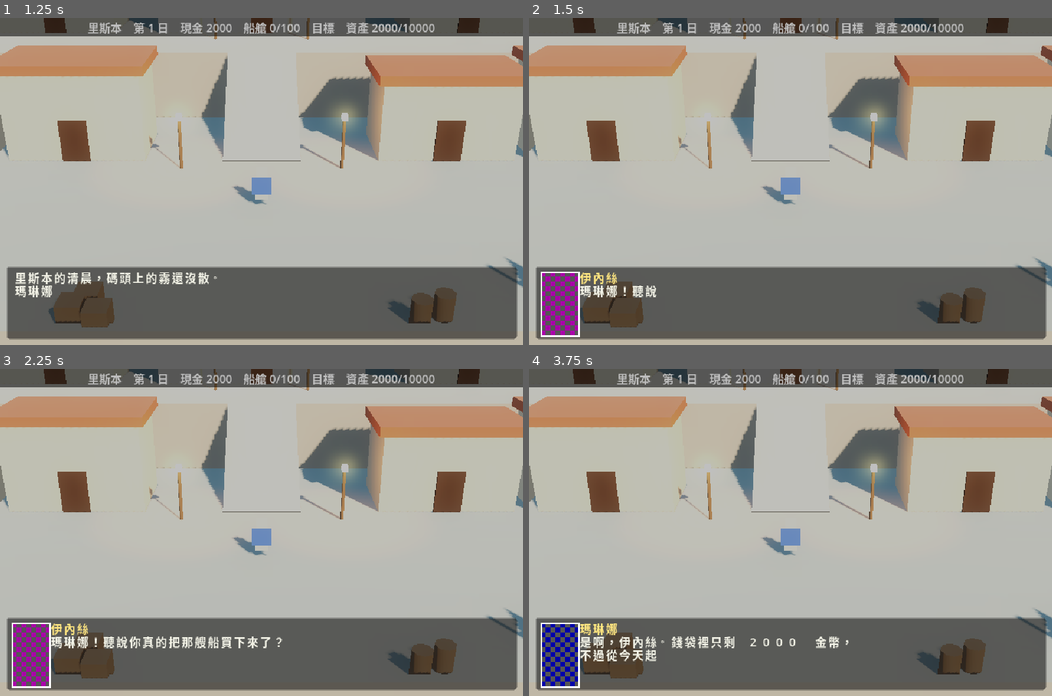
Above: before the commit, frames 1-4 (two rows, left to right).
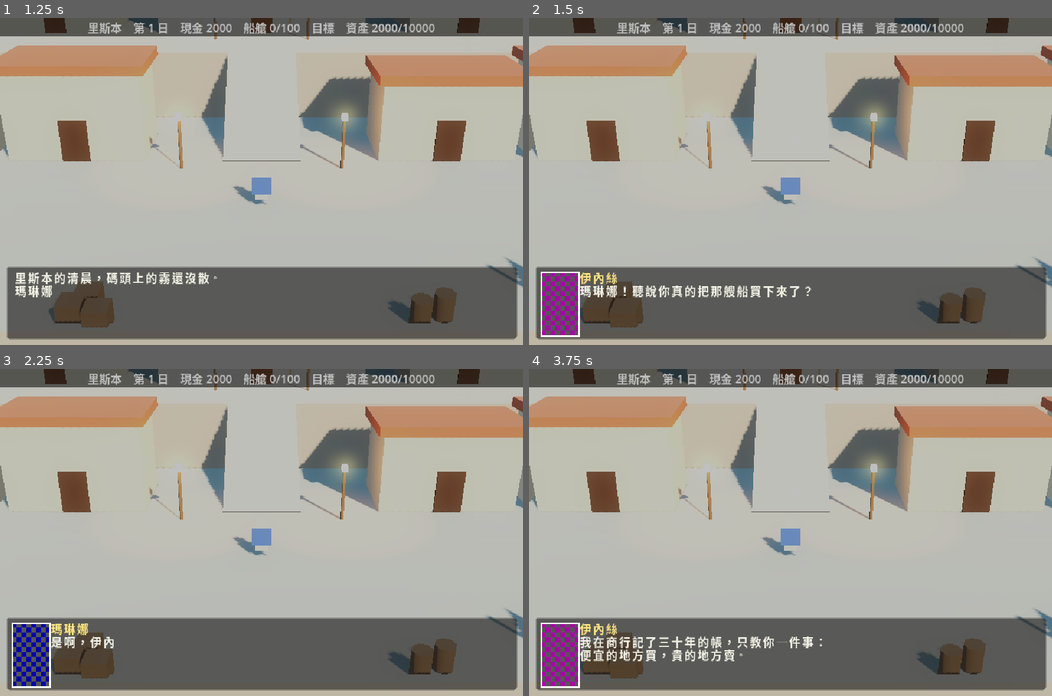
Above: after the commit, the same moments.

Repository: chengchao/openvoyage
Game: Godot game, scene res://game/main.tscn
Two runs of this game, one before a commit and one after it. Both use one fixed random seed, a clock stepped at 60 frames per second and the inputs below.
Inputs (mouse positions are in pixels of both pictures, inside the frame that each line leads up to):
- Up to frame 1 (1.25 s): click "開始遊戲" at 0.5 s
- Up to frame 2 (1.5 s): tap Enter (ui_accept) at 1.25 s; move the mouse to (905, 165) at 1.27 s; hold Right (ui_right) from 1.28 s (still down); hold Enter (ui_accept) from 1.28 s (still down); click (905, 165) at 1.42 s
- Up to frame 3 (2.25 s): release Right (ui_right) at 2 s; release Enter (ui_accept) at 2 s; drag from (156, 548) to (235, 597) at 2.02 s
- Up to frame 4 (3.75 s): move the mouse to (842, 460) at 2.77 s; hold Right (ui_right) 2.78-3.5 s; hold Enter (ui_accept) 2.78-3.5 s; tap Alt at 2.85 s; click (842, 460) at 2.92 s; drag from (764, 597) to (633, 483) at 3.52 s

Frame 1 is identical in both runs. In frame 2, 0.5% of the frame differs, in the area x 24-54%, y 81-86%; in frame 3, 1.6%; in frame 4, 2.3%, in the area x 2-62%, y 77-97%.

Commit message:
fix(dialogue): 鼠标左键点击可推进对话 [tests: 5 new, GUT 276 green, smoke green, pytest 68 passed/43 skipped]
对话框只在 _unhandled_input 里认 ui_accept/ui_cancel，没有鼠标分支。
左键点击改在 _input 里推进：对话框自己的 Panel 和设施面板的压暗层都是
MOUSE_FILTER_STOP，点击到不了 _unhandled_input。事件不吞，点设施菜单项
照样选中那一项。冒烟测试在开场剧情里加了一次真实点击。

Co-Authored-By: Claude Fable 5.2 <noreply@anthropic.com>

Diff:
--- a/godot/game/dialogue_box.gd
+++ b/godot/game/dialogue_box.gd
@@ -1,4 +1,4 @@
-## 对话窗（表现层，可复用）：底部信息框 = 头像 + 名字栏 + 逐字显示正文 + 按键推进/关闭。
+## 对话窗（表现层，可复用）：底部信息框 = 头像 + 名字栏 + 逐字显示正文 + 按键或左键点击推进/关闭。
 ## 吃逐字 token（text / newline），每字一格，用系统字体绘制。剧本对话与设施对话共用。
 class_name DialogueBox
 extends CanvasLayer
@@ -67,13 +67,25 @@
 		_text.queue_redraw()
 
 
+## 左键点任何地方都推进。走 _input：对话框自己的 Panel 和设施面板的压暗层都是 MOUSE_FILTER_STOP，
+## 点击到不了 _unhandled_input。不吞事件，点在设施菜单项上照样选中那一项。
+func _input(event: InputEvent) -> void:
+	var mb := event as InputEventMouseButton
+	if mb != null and mb.pressed and mb.button_index == MOUSE_BUTTON_LEFT:
+		_advance()
+
+
 func _unhandled_input(event: InputEvent) -> void:
 	if event.is_action_pressed("ui_accept") or event.is_action_pressed("ui_cancel"):
-		if not is_fully_revealed():
-			reveal_all()
-		else:
-			closed.emit()
+		_advance()
 		get_viewport().set_input_as_handled()
+
+
+func _advance() -> void:
+	if not is_fully_revealed():
+		reveal_all()
+	else:
+		closed.emit()
 
 
 # --- 渲染 ---
--- a/godot/tests/smoke/smoke_test.gd
+++ b/godot/tests/smoke/smoke_test.gd
@@ -99,7 +99,15 @@
 	if first["mode"] != "cutscene" or first["line"]["body"] == "":
 		push_error("新开一局没有演开场：%s" % first)
 		return false
-	var lines := 0
+	var click := InputEventMouseButton.new()
+	click.button_index = MOUSE_BUTTON_LEFT
+	click.pressed = true
+	get_root().push_input(click)
+	get_root().push_input(click)
+	if agent.observe().get("line", {}) == first["line"]:
+		push_error("鼠标左键点两下（全显 → 下一句）没有推进开场对话")
+		return false
+	var lines := 1
 	while agent.observe()["mode"] == "cutscene" and lines < 30:
 		await agent.act({"do": "next"})
 		lines += 1
--- a/godot/tests/unit/test_dialogue_box.gd
+++ b/godot/tests/unit/test_dialogue_box.gd
@@ -55,3 +55,30 @@
 	assert_eq(t.size(), 3)
 	assert_eq(t[1]["type"], "newline", "多行回话（如行情表）要换行，不是画一个换行符")
 	assert_eq(t[2]["ch"], "乙")
+
+
+# --- 鼠标（经视口派发，与真机一致） ---
+
+func _mouse(button := MOUSE_BUTTON_LEFT, pressed := true) -> InputEventMouseButton:
+	var ev := InputEventMouseButton.new()
+	ev.button_index = button
+	ev.pressed = pressed
+	return ev
+
+
+func test_left_click_reveals_all_then_closes() -> void:
+	var b := _box()
+	watch_signals(b)
+	get_viewport().push_input(_mouse())
+	assert_true(b.is_fully_revealed(), "第一次点击：全显")
+	assert_signal_not_emitted(b, "closed")
+	get_viewport().push_input(_mouse())
+	assert_signal_emitted(b, "closed", "第二次点击：关闭")
+
+
+func test_only_left_press_advances() -> void:
+	var b := _box()
+	get_viewport().push_input(_mouse(MOUSE_BUTTON_LEFT, false))
+	get_viewport().push_input(_mouse(MOUSE_BUTTON_RIGHT))
+	get_viewport().push_input(_mouse(MOUSE_BUTTON_WHEEL_DOWN))
+	assert_false(b.is_fully_revealed(), "松开、右键、滚轮都不推进")
--- a/godot/tests/unit/test_dialogue_director.gd
+++ b/godot/tests/unit/test_dialogue_director.gd
@@ -83,3 +83,24 @@
 	# 程序员美术：头像号 → 自制占位头像（不用原版 KAO）。
 	var d := _director()
 	assert_not_null(d._box._portrait, "CC 头像节拍应显示占位头像")
+
+
+func test_one_click_advances_exactly_one_line() -> void:
+	var events := {"scenario": 1, "chapters": [{"index": 0, "entries": [], "script": [
+		{"label": "L0"},
+		{"op": "say", "text": "snr1/0"}, {"op": "wait"},
+		{"op": "say", "text": "snr1/1"}, {"op": "wait"},
+		{"op": "end"},
+	]}]}
+	var interp := EventInterpreter.new(EventScript.new(events, WORDS), GameState.new(1, 0), 0)
+	interp.start("L0")
+	var d := DialogueDirector.new()
+	add_child_autofree(d)
+	d.play(interp)
+	d._box.reveal_all()
+	var ev := InputEventMouseButton.new()
+	ev.button_index = MOUSE_BUTTON_LEFT
+	ev.pressed = true
+	get_viewport().push_input(ev)
+	assert_eq(d.current_line()["speaker"], "夫人", "点一下 → 下一句")
+	assert_false(d._box.is_fully_revealed(), "同一次点击不会连带推进新的一句")
--- a/godot/tests/unit/test_facility_scene.gd
+++ b/godot/tests/unit/test_facility_scene.gd
@@ -131,3 +131,15 @@
 	var second := FacilityActions.labels(&"bank")[1]
 	_click(s, second)
 	assert_signal_emitted_with_parameters(s, "menu_selected", [1, second])
+
+
+func test_click_closes_greeting_without_leaving() -> void:
+	var s := _scene(1)
+	watch_signals(s)
+	var ev := InputEventMouseButton.new()
+	ev.button_index = MOUSE_BUTTON_LEFT
+	ev.pressed = true
+	get_viewport().push_input(ev)
+	get_viewport().push_input(ev)
+	assert_false(s.has_dialogue(), "点两下（全显 → 关闭）寒暄就收起")
+	assert_signal_not_emitted(s, "exit_requested")
